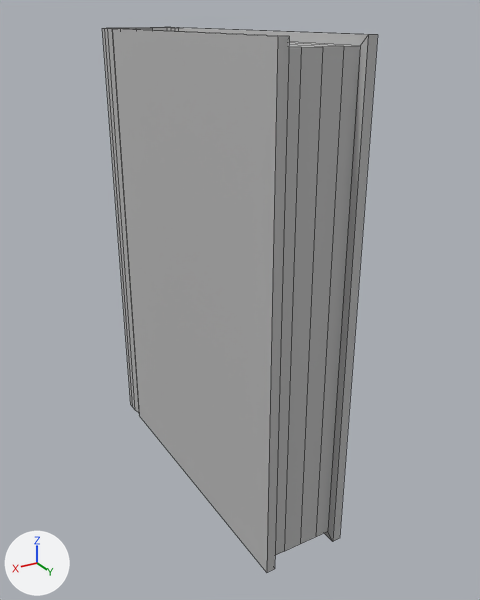
A saved change to the FBX model Assets/Models/Book_Tall.fbx.
Camera for both pictures: a 50 mm camera at (5.91, 4.72, 4.4) aimed at (2.92, -0.26, 1.91). Lighting does not change. The marker at lower left points along +X, +Y and +Z. Mesh edges are drawn as thin lines. Where no turn or scale is listed for an object, it has been applied to the vertices.

Names of what the first picture shows: 'book'.
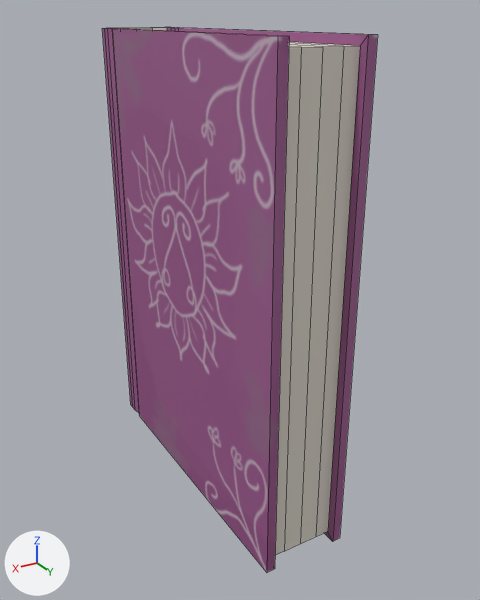
The newer file is also turned or shifted as a whole; pictures and numbers use the older file's frame.

The edits, one by one:
Picture 'UVbooks.png' (img_uvbooks_png) is new.
Material 'lambert1.001' (mat_lambert1_001) is new.
Its texture is img_uvbooks_png.
Its roughness is 0.553.
me_mesh has 110 vertices, 108 faces and spans x 0.0..0.79, y -3.19..0.0, z 0.0..4.27.
me_mesh no longer uses material mat_lambert1 (grey #bcbcbc).
me_mesh now uses material mat_lambert1_001 (picture img_uvbooks_png).

Boxes (x1, y1, x2, y2) around the edits, measured in the pictures (480 x 600 px):
'book', recoloured: (102, 27, 378, 572) in both
